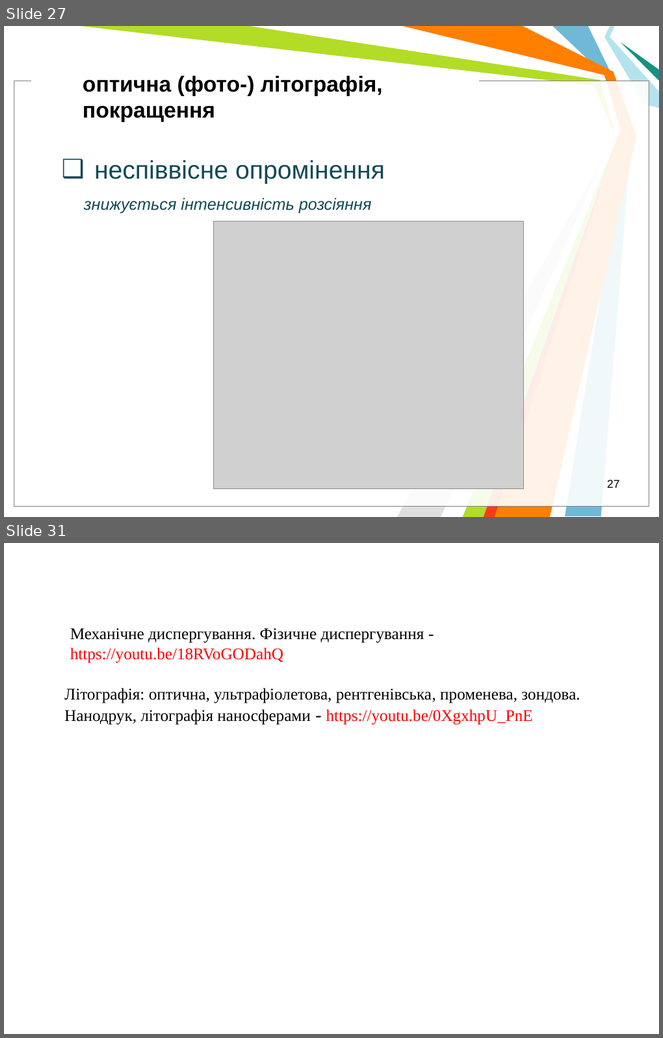
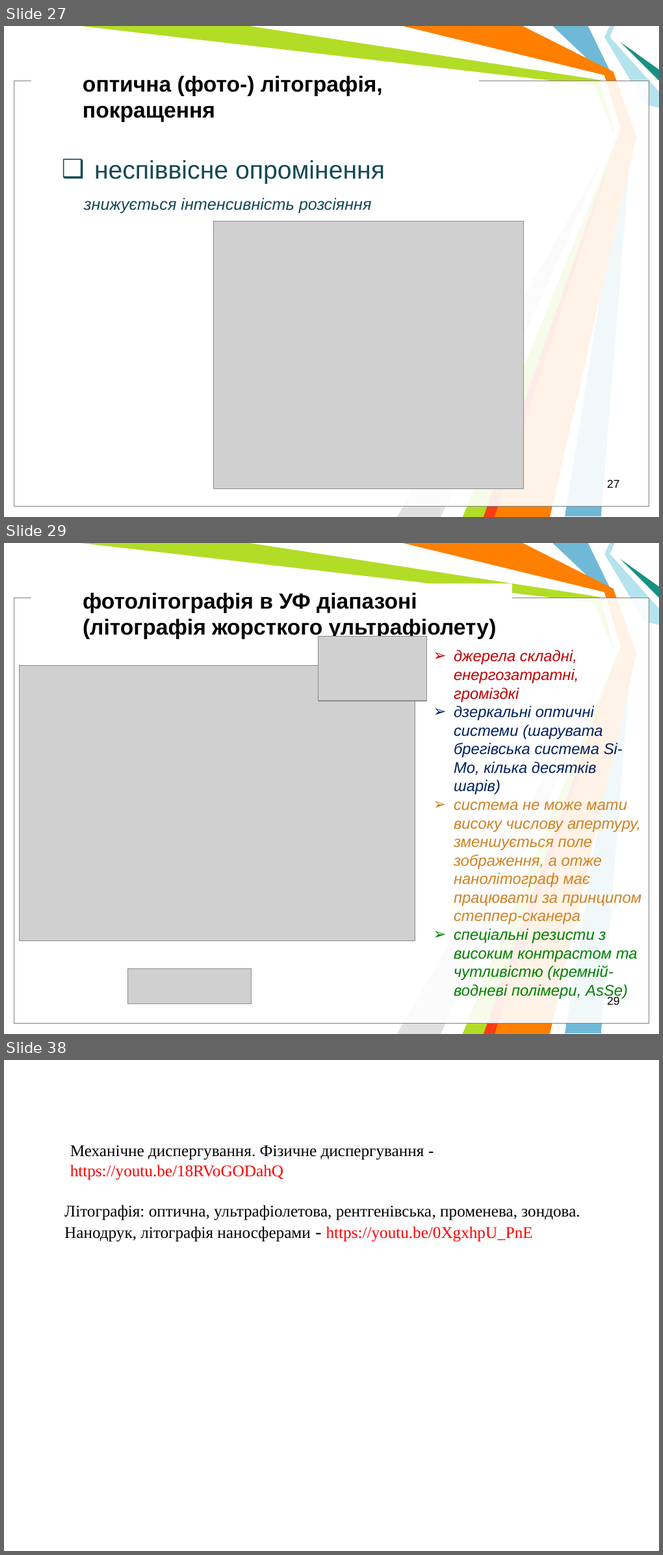
Before and after one commit to l432/NMK, a slide deck: Lecture/nanoSystem/2021_22/Present/OsnFizNanoV2.ppt. Shown one above the other, each under a label of ours: slides 27 and 31 before the commit, slides 27, 29 and 38 after it; the slides between them are not shown. The pictures are 663x1038 and 663x1555 pixels, drawn with LibreOffice and Linux fonts; fonts in the diff are those of the drawing; grey boxes stand for pictures; background and template pictures are left out. Boxes give left, top, right and bottom in pixels: in the first picture for what was removed or moved away, otherwise in the second. Text is boxed around its words. In the diff, an @@ line names an element or a change of style, - is before the commit and + after.

```diff
--- a/Lecture/nanoSystem/2021_22/Present/OsnFizNanoV2.ppt
+++ b/Lecture/nanoSystem/2021_22/Present/OsnFizNanoV2.ppt
@@ slide 29 added at [4,543,659,1034], background #FFFFFF; not listed: 11 template elements that a slide beside it also shows @@
@@ text added at [83,592,497,639], 24 pt, text #000000, bold @@
+фотолітографія в УФ діапазоні
+(літографія жорсткого ультрафіолету)
@@ picture added at [319,637,427,701] @@
@@ text added at [454,650,642,1000], 17 pt, text #CF8224, italic @@
+➢ джерела складні, енергозатратні, громіздкі
+➢ дзеркальні оптичні системи (шарувата брегівська система Si-Mo, кілька десятків шарів)
+➢ система не може мати високу числову апертуру, зменшується поле зображення, а отже нанолітограф має працювати за принципом степпер-сканера
+➢ спеціальні резисти з високим контрастом та чутливістю (кремній-водневі полімери, AsSe)
@@ picture added at [20,665,415,941] @@
@@ picture added at [128,969,252,1004] @@
@@ page number added at [607,996,620,1005], 12.5 pt, text #000000 @@
+29
@@ what was slide 31 is now slide 38 @@
```
Also in this commit, not shown: 3 slides changed, 8 other slides added, 2 slides removed.
